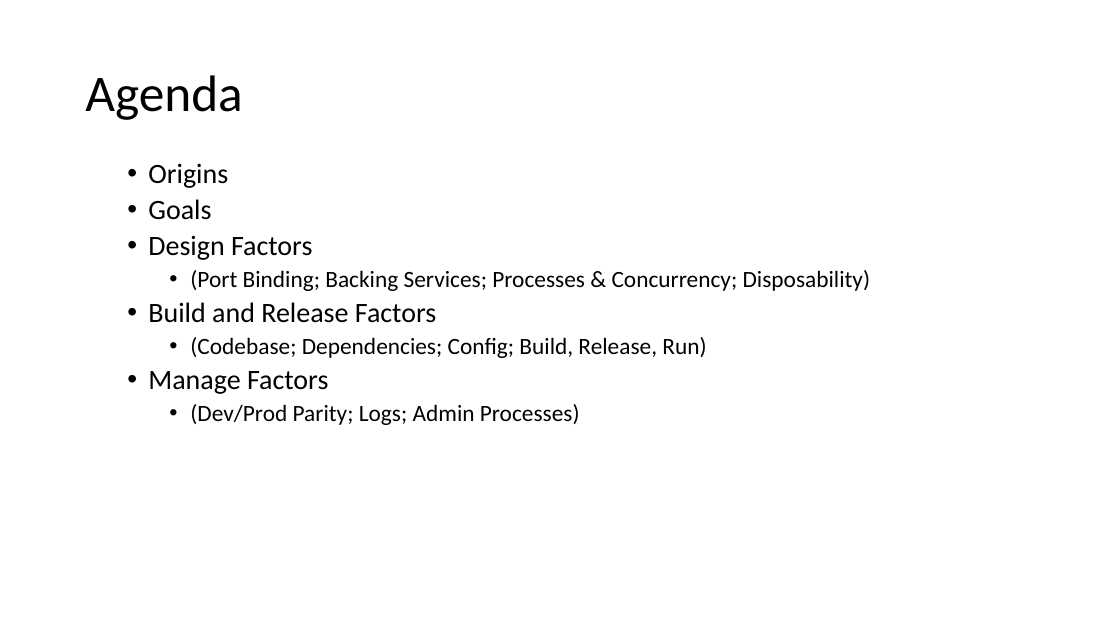
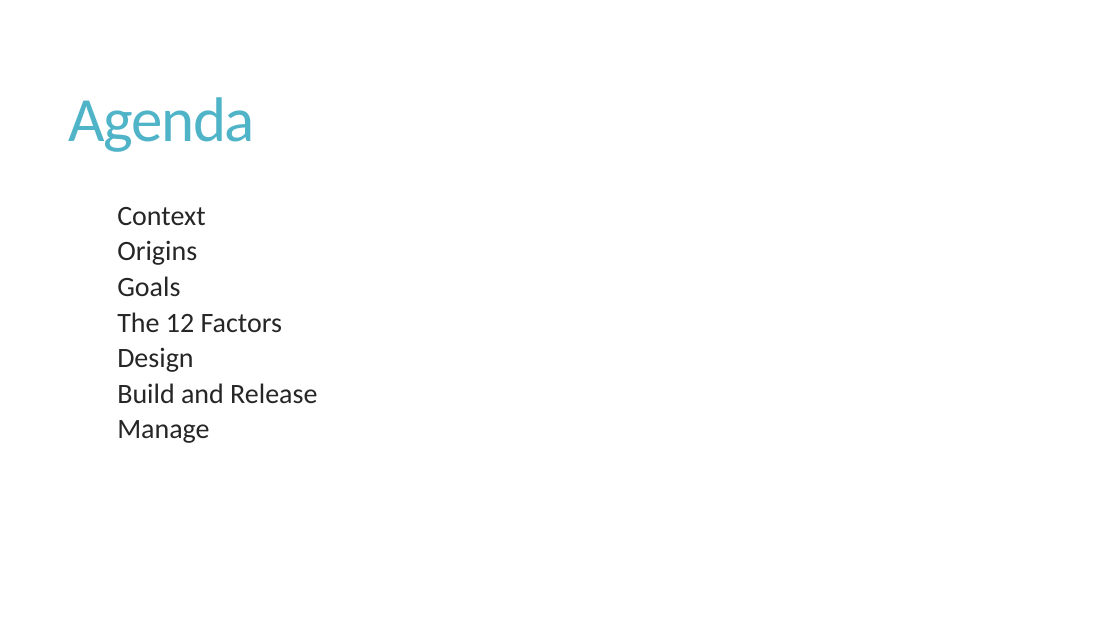
Before and after one commit to iancooper/Presentations, a slide deck: slide 4 of 12-factor apps in .NET (Short).pptx. Drawn at 1120x630 pixels with LibreOffice and Linux fonts; fonts in the diff are those of the drawing. Boxes give left, top, right and bottom in pixels: in the first picture for what was removed or moved away, otherwise in the second. Text is boxed around its words. In the diff, an @@ line names an element or a change of style, - is before the commit and + after.

Commit message:
Add files via upload
New version

```diff
--- a/12-factor apps in .NET (Short).pptx
+++ b/12-factor apps in .NET (Short).pptx
@@ title "Agenda": place and size @@
-title "Agenda" at [85,75,242,120]
+title "Agenda" at [69,97,255,152]
@@ title "Agenda" at [69,97,255,152]: size 44 to 54 pt, text colour #000000 to #50B4C8, letter spacing 0 to -1.2 pt; line spacing 0.9 to 0.85 @@
@@ text "Context": place and size @@
-text "Context" at [148,163,871,425]
+text "Context" at [117,207,317,443]
@@ text at [117,207,205,225]: paragraph added @@
+    Context
@@ text at [117,240,197,296]: text colour #000000 to #262626 in "Origins", "Goals"; bullet • to  ; line spacing 0.9 to 0.85; more space between paragraphs @@
@@ text at [117,312,317,443]: text changed; size 20 to 24 pt; text colour #000000 to #262626 @@
-  • Design Factors
-    • (Port Binding; Backing Services; Processes & Concurrency; Disposability)
-  • Build and Release Factors
-    • (Codebase; Dependencies; Config; Build, Release, Run)
-  • Manage Factors
-    • (Dev/Prod Parity; Logs; Admin Processes)
+    The 12 Factors
+    Design
+    Build and Release
+    Manage
```
Also in this commit, not shown: 22 other slides changed, 19 slides added, 15 slides removed.
